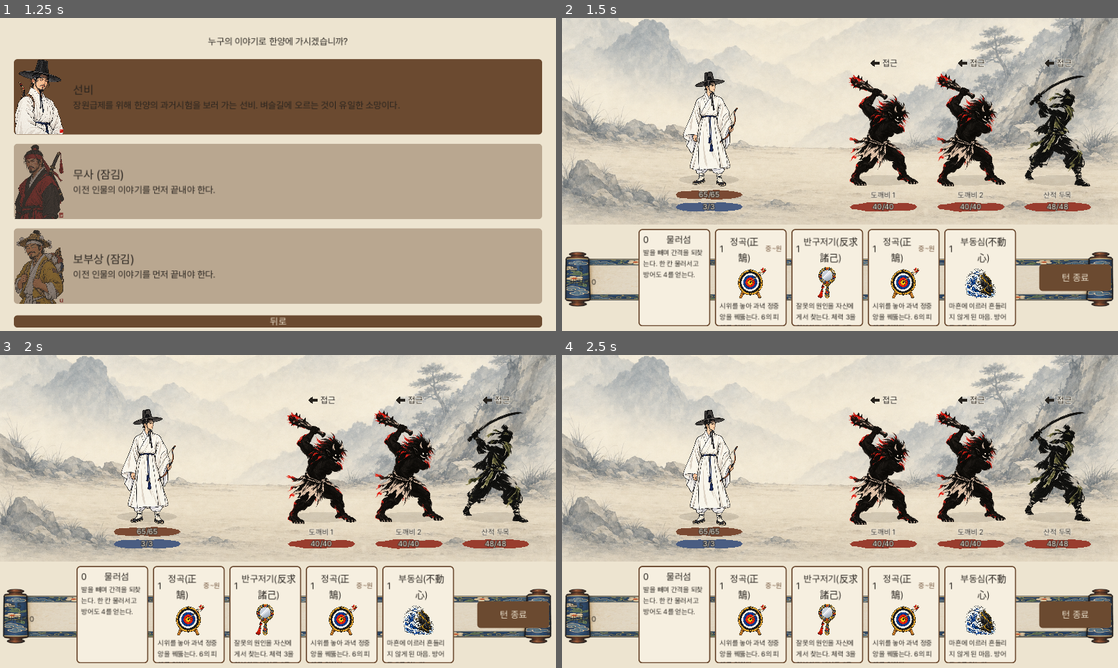
Above: before the commit, frames 1-4 (two rows, left to right).
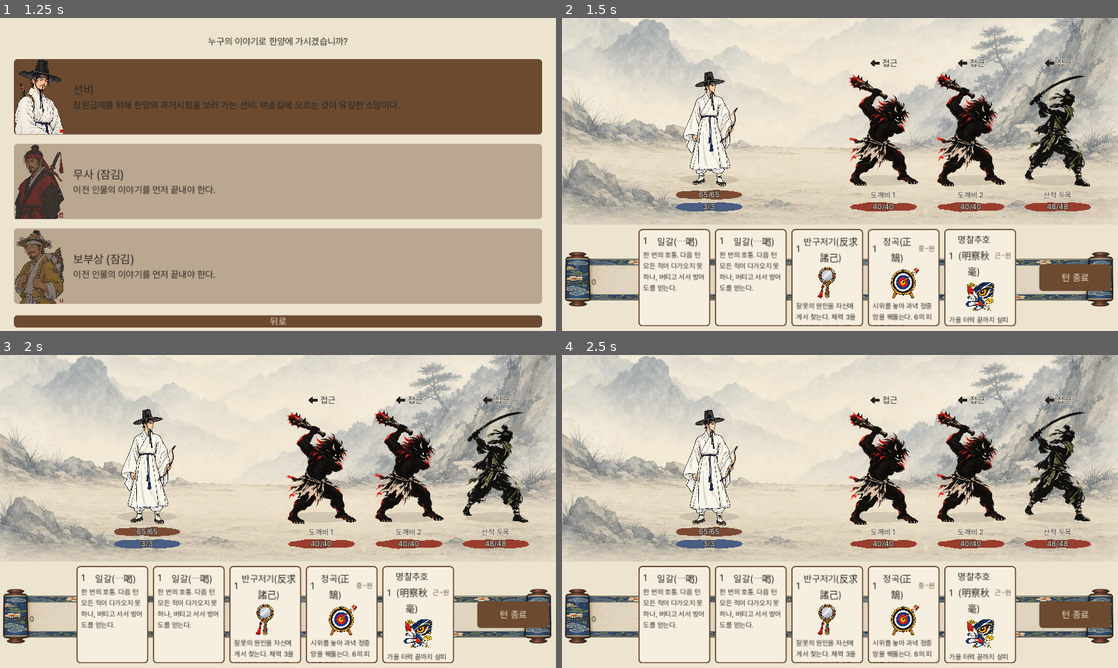
Above: after the commit, the same moments.

Repository: ming87-star/cardgame
Game: Godot game, scene res://scenes/main_menu/MainMenu.tscn
Same seed, same stepped clock (60 frames per second), same inputs: the game is played once before the commit and once after it.
Inputs (mouse positions are in pixels of both pictures, inside the frame that each line leads up to):
- Up to frame 1 (1.25 s): click "새로 시작" at 0.5 s
- Up to frame 2 (1.5 s): click (840, 96) at 1.25 s
- Up to frame 3 (2 s): no input
- Up to frame 4 (2.5 s): click (673, 614) at 2 s

Frame 1 is identical in both runs. In frame 2, 3.0% of the frame differs, in the area x 14-81%, y 69-99%; in frame 3, 3.0%; in frame 4, 3.0%.

Commit message:
Give 선비 a way to hold the road, and stop block hiding the fight
선비 could only ever retreat, which is a treadmill: a card and an action spent
undoing what the enemy did for free. 일갈(一喝) holds every closing enemy for a
turn instead, and since it doesn't move him it preserves 조준 where 물러섬
resets it -- that trade is the decision he was missing. Deck is 정곡 4->3 and
부동심 2->1 to fit two copies, which takes turns with no answer to an approach
from 22.3% to 2.4%.

Two limits keep it from being a lock, both found by measuring rather than
guessing: a shouted-down enemy braces for block instead of losing its turn,
and an enemy just held shrugs off the next shout, capping uptime at every
other turn.

Movement now costs energy again (물러섬/육박 0->1); at zero they were free
value every turn. 물러섬 also loses its block, since a card that repositions,
shoves and defends was strictly the best play in every hand.

Measured over 10 fights each: 선비 15.2 turns keeping 79% HP, 무사 6.8 turns
keeping 74%, and no turn where any character had nothing to do (was 8.4%).
보부상 sits at 97% HP -- his block retention stacking with three 방어 자세 --
but his identity is still deferred, so he is left alone.

Co-Authored-By: Claude Opus 5 <noreply@anthropic.com>
Claude-Session: https://claude.ai/code/session_01PKeJKsimFQB1togqvkG23u

Diff:
--- a/resources/cards/yukbak.tres
+++ b/resources/cards/ilgal.tres
@@ -4,10 +4,10 @@
 
 [resource]
 script = ExtResource("1")
-id = "yukbak"
-card_name = "육박(肉薄)"
-description = "몸으로 파고든다. 한 칸 나아가고 기세를 얻는다."
-cost = 0
+id = "ilgal"
+card_name = "일갈(一喝)"
+description = "한 번의 호통. 다음 턴 모든 적이 다가오지 못하나, 버티고 서서 방어도를 얻는다."
+cost = 1
 card_type = 1
 target_type = 1
-move_lanes = 1
+apply_root = 1
--- a/resources/cards/mulleoseom.tres
+++ b/resources/cards/mulleoseom.tres
@@ -6,9 +6,8 @@
 script = ExtResource("1")
 id = "mulleoseom"
 card_name = "물러섬"
-description = "발을 빼며 간격을 되찾는다. 한 칸 물러서고 방어도 4를 얻는다."
-cost = 0
+description = "발을 빼며 간격을 되찾는다. 한 칸 물러선다. 물러설 곳이 없으면 앞의 적을 밀어낸다."
+cost = 1
 card_type = 1
 target_type = 1
 move_lanes = -1
-block = 4
--- a/resources/characters/scholar.tres
+++ b/resources/characters/scholar.tres
@@ -17,4 +17,4 @@
 motivation = "장원급제를 위해 한양의 과거시험을 보러 가는 선비. 벼슬길에 오르는 것이 유일한 소망이다."
 clue_text = "듣자하니 최근 한양의 사관들이 하나둘 실종되고 있다더군. 궁 안에서는 쉬쉬하고 있다는데..."
 starting_hp = 65
-starting_deck = Array[String](["res://resources/cards/jeongg …(71 unchanged characters)… /jeonggok.tres", "res://resources/cards/jeonggok.tres", "res://resources/cards/mulleoseom.tres", "res://resources/cards/mulleoseom.tres", "res://resources/cards/budongsim.tres", "res://resources/cards/budongsim.tres", "res://resources/cards/myeongchalchuho.tres", "res://resources/cards/bangujeogi.tres"])
+starting_deck = Array[String](["res://resources/cards/jeongg …(71 unchanged characters)… /jeonggok.tres", "res://resources/cards/ilgal.tres", "res://resources/cards/ilgal.tres", "res://resources/cards/mulleoseom.tres", "res://resources/cards/mulleoseom.tres", "res://resources/cards/myeongchalchuho.tres", "res://resources/cards/budongsim.tres", "res://resources/cards/bangujeogi.tres"])
--- a/scripts/combat/combat.gd
+++ b/scripts/combat/combat.gd
@@ -21,6 +21,10 @@
 ## 무사's 기세 stops climbing here, and cleaves once it reaches CLEAVE_AT.
 const MAX_MOMENTUM := 3
 const CLEAVE_AT := 2
+
+## Armour a shouted-down enemy digs in for. Without this, 저지 would delete a
+## whole enemy turn for one energy and the road could be held forever.
+const ROOTED_BLOCK := 6
 
 const DAMAGE_COLOR := Color(0.7, 0.16, 0.12)
 const BLOCK_COLOR := Color(0.2, 0.33, 0.5)
@@ -325,6 +329,15 @@
 	if data.apply_strength > 0:
 		player_strength += data.apply_strength
 		_popup(player_figure, "+%d 힘" % data.apply_strength, BLOCK_COLOR)
+	if data.apply_root > 0:
+		# A shout carries down the whole road, so it holds every enemy at once --
+		# except any that shrugged off the last one.
+		for e in enemies:
+			if e.is_alive() and e.can_be_rooted():
+				e.rooted += data.apply_root
+				var panel: EnemyPanelUI = _panel_for(e)
+				if panel:
+					_popup(panel, "저지", BLOCK_COLOR)
 	if data.apply_vulnerable > 0:
 		_apply_status(target, func(e: EnemyInstance) -> void: e.vulnerable += data.apply_vulnerable)
 	if data.apply_weak > 0:
@@ -430,6 +443,16 @@
 
 		var executed := true
 		match move.get("type", ""):
+			EnemyData.MOVE_TYPE_ROOTED:
+				# Shouted down rather than stopped dead: it plants itself and
+				# braces, so holding the line repeatedly hands the enemy armour.
+				# That is what keeps 일갈 from being a free lock.
+				if panel:
+					await panel.play_pulse()
+				e.block += ROOTED_BLOCK
+				if panel:
+					_popup(panel, "+%d 방어" % ROOTED_BLOCK, BLOCK_COLOR)
+				executed = false # held in place, and its attack is still coming
 			EnemyData.MOVE_TYPE_ADVANCE:
 				var next: int = e.lane - 1
 				if is_lane_free(next, e):
@@ -472,6 +495,11 @@
 			e.weak -= 1
 		if e.vulnerable > 0:
 			e.vulnerable -= 1
+		if e.rooted > 0:
+			e.rooted -= 1
+			e.root_immune = 1
+		elif e.root_immune > 0:
+			e.root_immune -= 1
 		update_all_ui()
 		if player_hp <= 0:
 			break
--- a/scripts/combat/enemy_instance.gd
+++ b/scripts/combat/enemy_instance.gd
@@ -17,6 +17,18 @@
 ## Where this enemy stands on the road. Higher is further from the player,
 ## who walks up from lane 0.
 var lane: int = 0
+
+## Turns of 저지 remaining: held where it stands and unable to close. It can
+## still swing at anything already within reach.
+var rooted: int = 0
+
+## Set the turn after being shouted down. A second shout won't land on it, so
+## 저지 can never hold the road more than every other turn -- they always get
+## through eventually.
+var root_immune: int = 0
+
+func can_be_rooted() -> bool:
+	return root_immune <= 0
 
 func _init(p_data: EnemyData, p_display_name: String) -> void:
 	data = p_data
@@ -39,4 +51,6 @@
 	var reach: int = int(move.get("range", EnemyData.DEFAULT_ATTACK_RANGE))
 	if distance <= reach:
 		return move
+	if rooted > 0:
+		return {"move_name": "저지됨", "type": EnemyData.MOVE_TYPE_ROOTED, "value": 0}
 	return {"move_name": "다가온다", "type": EnemyData.MOVE_TYPE_ADVANCE, "value": 1}
--- a/scripts/combat/enemy_panel.gd
+++ b/scripts/combat/enemy_panel.gd
@@ -44,6 +44,7 @@
 		[StatIcon.Kind.WEAK, enemy.weak, StatusBadges.WEAK_COLOR],
 		[StatIcon.Kind.VULNERABLE, enemy.vulnerable, StatusBadges.VULNERABLE_COLOR],
 		[StatIcon.Kind.STRENGTH, enemy.strength, StatusBadges.STRENGTH_COLOR],
+		[StatIcon.Kind.ROOT, enemy.rooted, StatusBadges.ROOT_COLOR],
 	])
 
 	if not enemy.is_alive():
@@ -78,6 +79,9 @@
 		EnemyData.MOVE_TYPE_ADVANCE:
 			intent_icon.kind = StatIcon.Kind.ADVANCE
 			intent_value_label.text = "접근"
+		EnemyData.MOVE_TYPE_ROOTED:
+			intent_icon.kind = StatIcon.Kind.ROOT
+			intent_value_label.text = "저지"
 
 ## Drag-time affordance. REST = not a legal drop, TARGET = droppable here,
 ## AFFECTED = this card hits every enemy, including this one, wherever it lands.
--- a/scripts/data/card_data.gd
+++ b/scripts/data/card_data.gd
@@ -34,6 +34,10 @@
 @export var apply_weak: int = 0
 @export var apply_strength: int = 0
 
+## Turns of 저지: enemies held where they stand, unable to close. Applied to
+## every living enemy, since a shout carries down the whole road.
+@export var apply_root: int = 0
+
 func get_display_description() -> String:
 	if not description.is_empty():
 		return description
--- a/scripts/data/enemy_data.gd
+++ b/scripts/data/enemy_data.gd
@@ -12,6 +12,8 @@
 ## Not authored in `moves`: substituted at runtime when an enemy wants to
 ## attack but is still too far up the road to reach.
 const MOVE_TYPE_ADVANCE := "advance"
+## Also runtime-only: an enemy that wanted to close but has been shouted down.
+const MOVE_TYPE_ROOTED := "rooted"
 
 ## How close an enemy must be for an attack move that doesn't state its own
 ## `range`. Most things on this road have to be next to you to hurt you.
--- a/scripts/ui/stat_icon.gd
+++ b/scripts/ui/stat_icon.gd
@@ -3,7 +3,7 @@
 
 ## Small flat vector icon so status effects and enemy intent read as shapes,
 ## not just numbers -- no image assets needed.
-enum Kind { BLOCK, WEAK, VULNERABLE, STRENGTH, ATTACK, BUFF, WEAKEN, ADVANCE, AIM }
+enum Kind { BLOCK, WEAK, VULNERABLE, STRENGTH, ATTACK, BUFF, WEAKEN, ADVANCE, AIM, ROOT }
 
 @export var kind: Kind = Kind.BLOCK:
 	set(v):
@@ -30,6 +30,8 @@
 			_draw_advance()
 		Kind.AIM:
 			_draw_aim()
+		Kind.ROOT:
+			_draw_root()
 
 func _draw_shield() -> void:
 	var w := size.x
@@ -75,6 +77,14 @@
 	]), icon_color)
 	draw_rect(Rect2(w * 0.5, h * 0.34, w * 0.45, h * 0.32), icon_color)
 
+## 저지: a barred line the enemy cannot step past.
+func _draw_root() -> void:
+	var w := size.x
+	var h := size.y
+	draw_rect(Rect2(w * 0.42, 0, w * 0.16, h), icon_color)
+	draw_rect(Rect2(w * 0.06, h * 0.30, w * 0.30, h * 0.14), icon_color)
+	draw_rect(Rect2(w * 0.06, h * 0.56, w * 0.30, h * 0.14), icon_color)
+
 ## 선비's 조준 stack: concentric rings, a target held steady.
 func _draw_aim() -> void:
 	var center := size * 0.5
--- a/scripts/ui/status_badges.gd
+++ b/scripts/ui/status_badges.gd
@@ -10,6 +10,7 @@
 ## 선비's 조준 and 무사's 기세 -- the two class resources the road system runs on.
 const AIM_COLOR := Color(0.16, 0.36, 0.46)
 const MOMENTUM_COLOR := Color(0.66, 0.26, 0.14)
+const ROOT_COLOR := Color(0.32, 0.30, 0.26)
 
 ## Rebuilds a row of small icon+number chips (block, weak, vulnerable,
 ## strength...) inside an existing HBoxContainer. Call every time the
Not shown, changed: README.md
